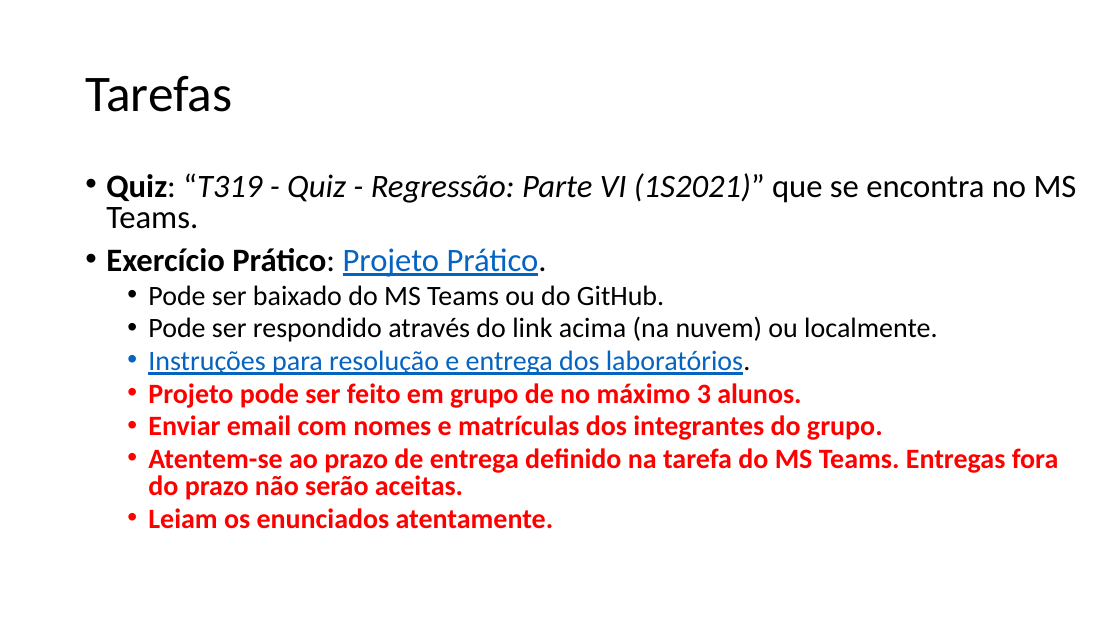
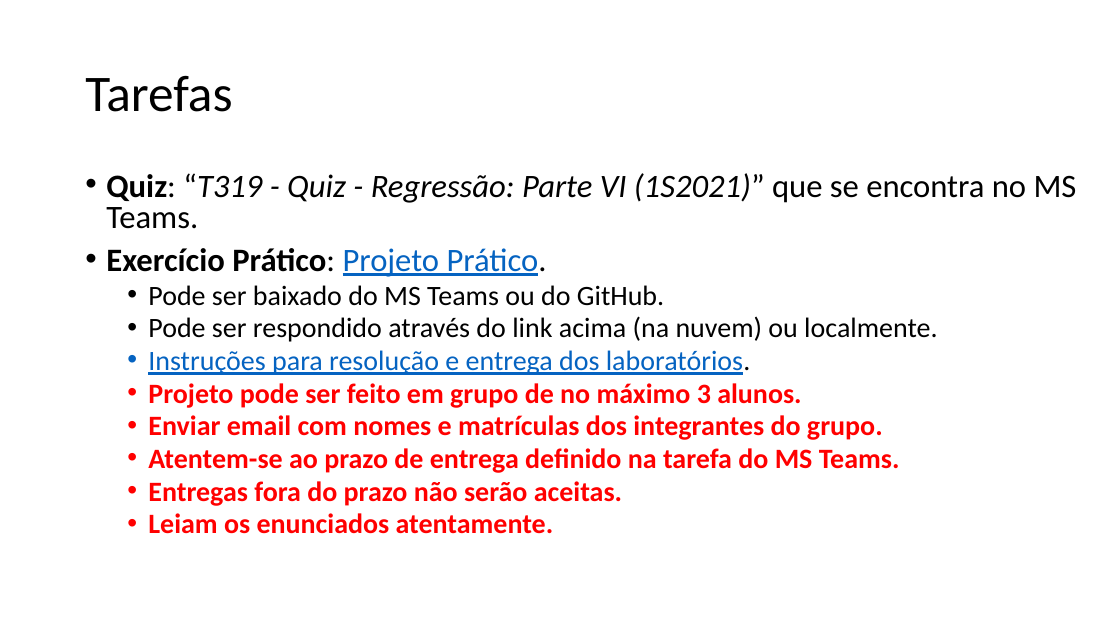
Before and after one commit to zz4fap/t319_aprendizado_de_maquina, a slide deck: slide 14 of slides/T319_Regressão_Linear (Parte VI).pptx. Drawn at 1120x630 pixels with LibreOffice and Linux fonts; fonts in the diff are those of the drawing. Boxes give left, top, right and bottom in pixels: in the first picture for what was removed or moved away, otherwise in the second. Text is boxed around its words. In the diff, an @@ line names an element or a change of style, - is before the commit and + after.

```diff
--- a/slides/T319_Regressão_Linear (Parte VI).pptx
+++ b/slides/T319_Regressão_Linear (Parte VI).pptx
@@ text at box(148, 448, 900, 506): text changed @@
-  • Atentem-se ao prazo de entrega definido na tarefa do MS Teams. Entregas fora do prazo não serão aceitas.
+  • Atentem-se ao prazo de entrega definido na tarefa do MS Teams.
+  • Entregas fora do prazo não serão aceitas.
```
Also in this commit, not shown: 32 other files.
